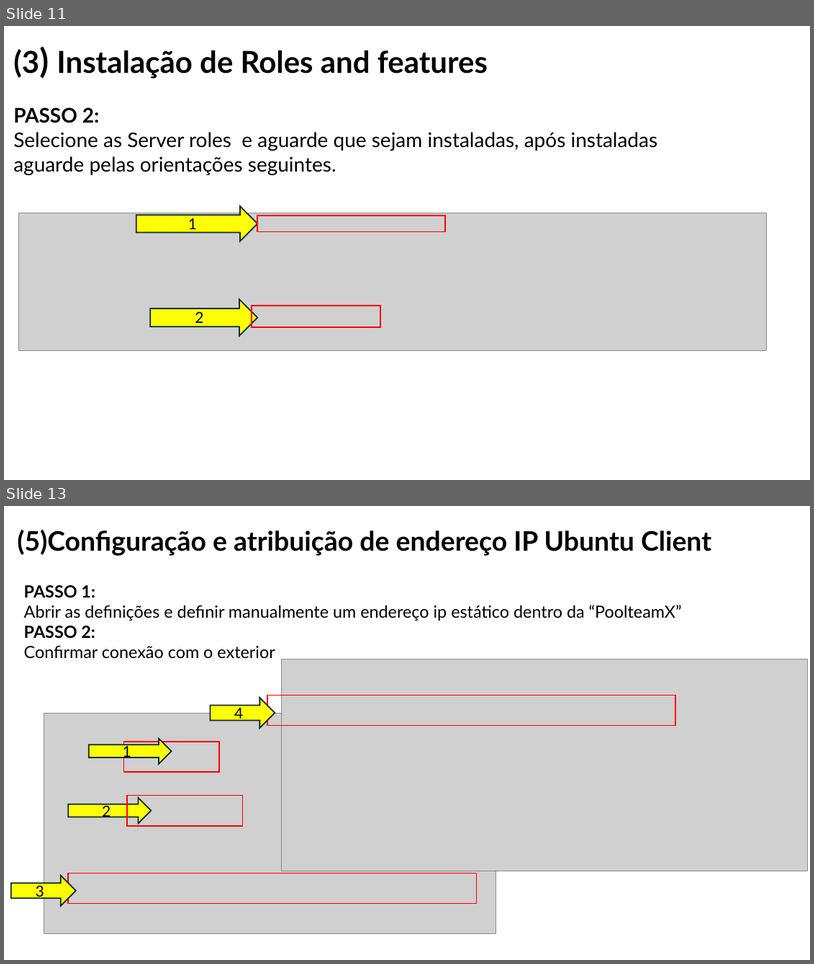
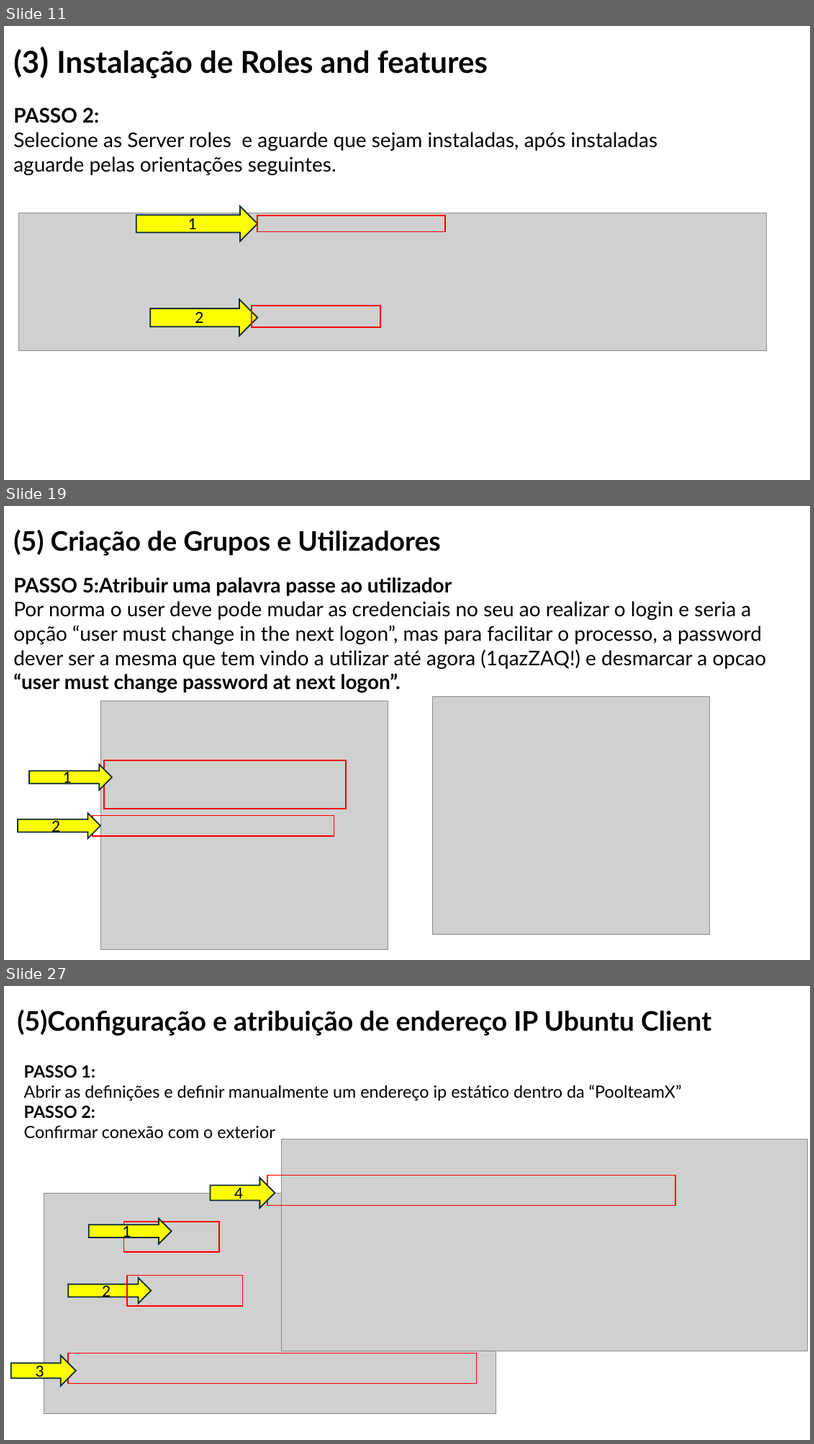
Before and after one commit to orlandonss/TrabalhoSR2, a slide deck: Relatorio_Tutoriais_Workshop/WORKSHOP WINDOWS AD DS & LINUX SERVICES.pptx. Shown one above the other, each under a label of ours: slides 11 and 13 before the commit, slides 11, 19 and 27 after it; the slides between them are not shown. The pictures are 814x964 and 814x1444 pixels, drawn with LibreOffice and Linux fonts; fonts in the diff are those of the drawing; grey boxes stand for pictures. Boxes give left, top, right and bottom in pixels: in the first picture for what was removed or moved away, otherwise in the second. Text is boxed around its words. In the diff, an @@ line names an element or a change of style, - is before the commit and + after.

```diff
--- a/Relatorio_Tutoriais_Workshop/WORKSHOP WINDOWS AD DS & LINUX SERVICES.pptx
+++ b/Relatorio_Tutoriais_Workshop/WORKSHOP WINDOWS AD DS & LINUX SERVICES.pptx
@@ slide 19 added at <box>4,506,810,960</box>, background #FFFFFF @@
@@ title added at <box>13,530,441,556</box>, 32 pt, text #000000, bold @@
+(5) Criação de Grupos e Utilizadores
@@ text added at <box>13,577,767,692</box>, 24 pt, text #000000 @@
+PASSO 5:Atribuir uma palavra passe ao utilizador
+Por norma o user deve pode mudar as credenciais no seu ao realizar o login e seria a opção “user must change in the next logon”, mas para facilitar o processo, a password dever ser a mesma que tem vindo a utilizar até agora (1qazZAQ!) e desmarcar a opcao “user must change password at next logon”.
@@ picture added at <box>432,696,710,934</box> @@
@@ picture added at <box>100,701,388,950</box> @@
@@ right arrow added at <box>29,764,112,790</box>, fill #FFFF00, outline #092A39 1.5 pt, 18 pt, text #000000 @@
+1
@@ rectangle added at <box>104,760,347,808</box>, outline #FF0000 1.5 pt @@
@@ right arrow added at <box>18,813,100,838</box>, fill #FFFF00, outline #092A39 1.5 pt, 18 pt, text #000000 @@
+2
@@ rectangle added at <box>93,815,334,836</box>, outline #FF0000 1.5 pt @@
@@ what was slide 13 is now slide 27 @@
```
Also in this commit, not shown: 14 other slides added, 1 slide removed, 2 other files.
